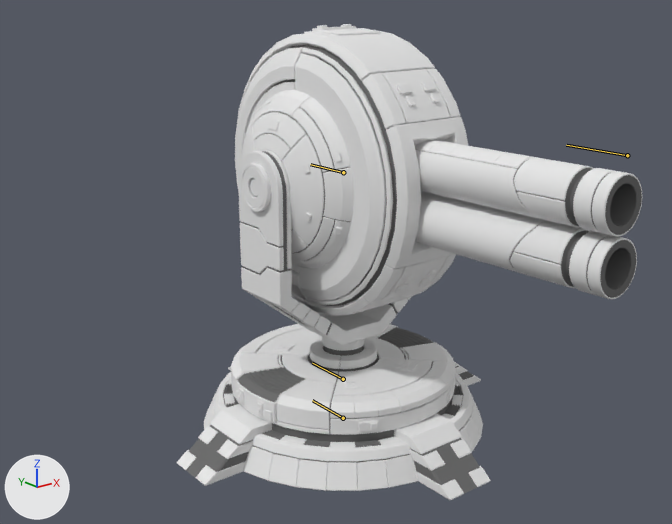
An edit to the Blender file Turret_rig_START_mio.blend, drawn before and after from the same camera.
Camera for both pictures: a 50 mm lens placed at (-10.69, -13.13, 8.57), pointed at (-1.12, -1.17, 3.78). The lights are fixed; the arrows at lower left show +X, +Y and +Z. The bones that bend it are drawn over the model as lines.

Objects in the first picture: 'Turret_barrel_GEO', 'Turret_base_GEO', 'Turret_body_GEO', 'Turret_footing_GEO'.
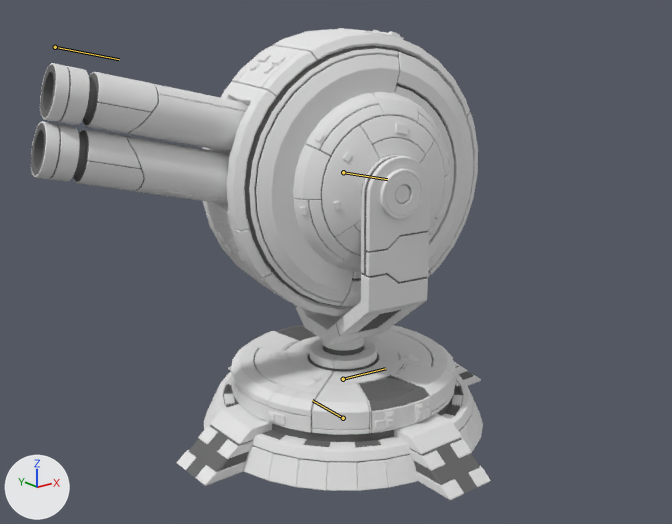
The newer file adds an action. The first version stands in its rest pose; the second is drawn at frame 102 of the action 'ArmatureAction'.

Diff of the bpy script that builds the scene:
```diff
--- a/Turret_rig_START_mio.blend.py
+++ b/Turret_rig_START_mio.blend.py
@@ bone_body_001 @@
 bone_body_001 = bpy.data.objects['Armature'].pose.bones['Body.001']  # child of 'Body'
-bone_body_001.location = (0.0, 0.0, 0.0)
+bone_body_001.location = (0.0, 0.5, 0.0)
@@ bone_aim @@
 bone_aim = bpy.data.objects['Armature'].pose.bones['Aim']
-bone_aim.location = (0.0, 0.0, 0.0)
+bone_aim.location = (-26.61, 30.23, 5.97)
```

Where the change shows, as pixel boxes (x1, y1, x2, y2) in the pictures (672 x 524 px):
'Turret_body_GEO', posed (18% wider)
    before: (235, 24, 468, 316)
    after: (202, 28, 478, 316)
'Turret_barrel_GEO', posed
    before: (415, 140, 642, 299)
    after: (31, 63, 248, 204)
'Turret_base_GEO', posed
    before: (231, 150, 456, 435)
    after: (229, 155, 456, 435)
bone 'Body.001', root to tip
    before: (627, 155) to (566, 145)
    after: (55, 47) to (119, 59)
